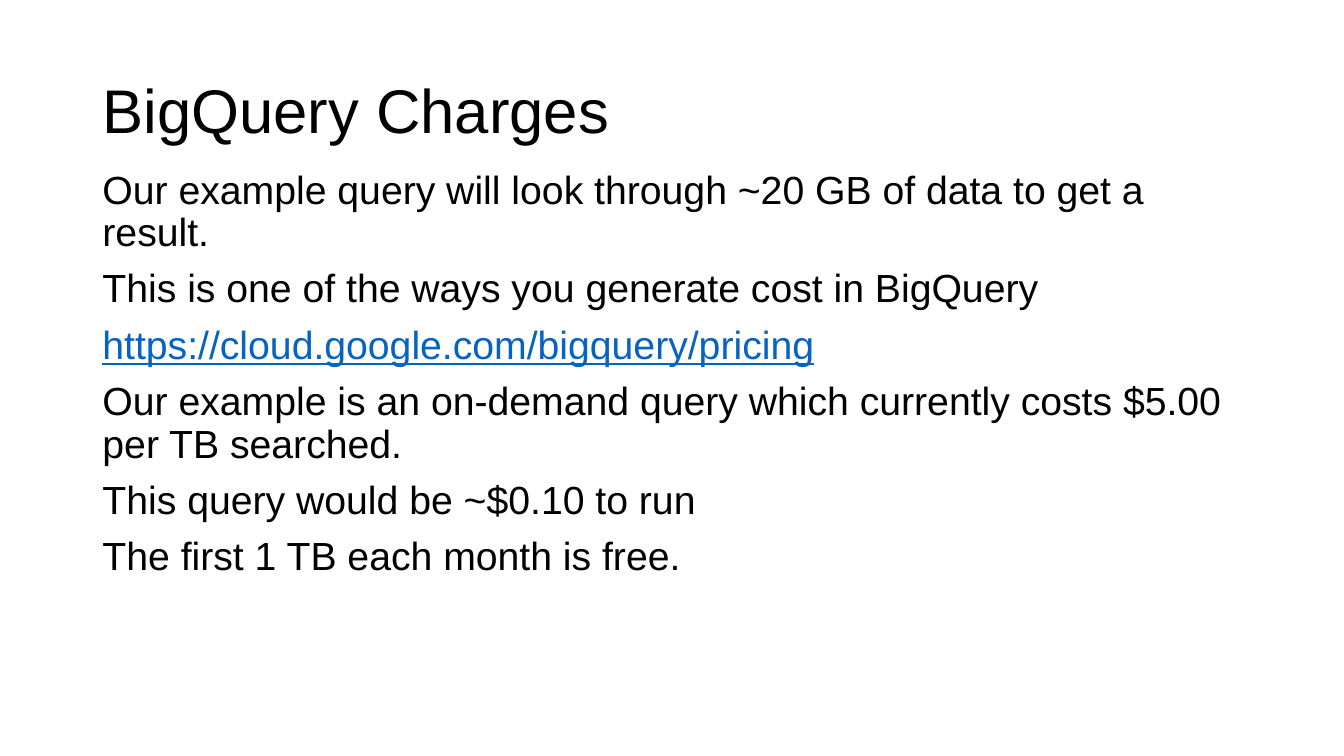
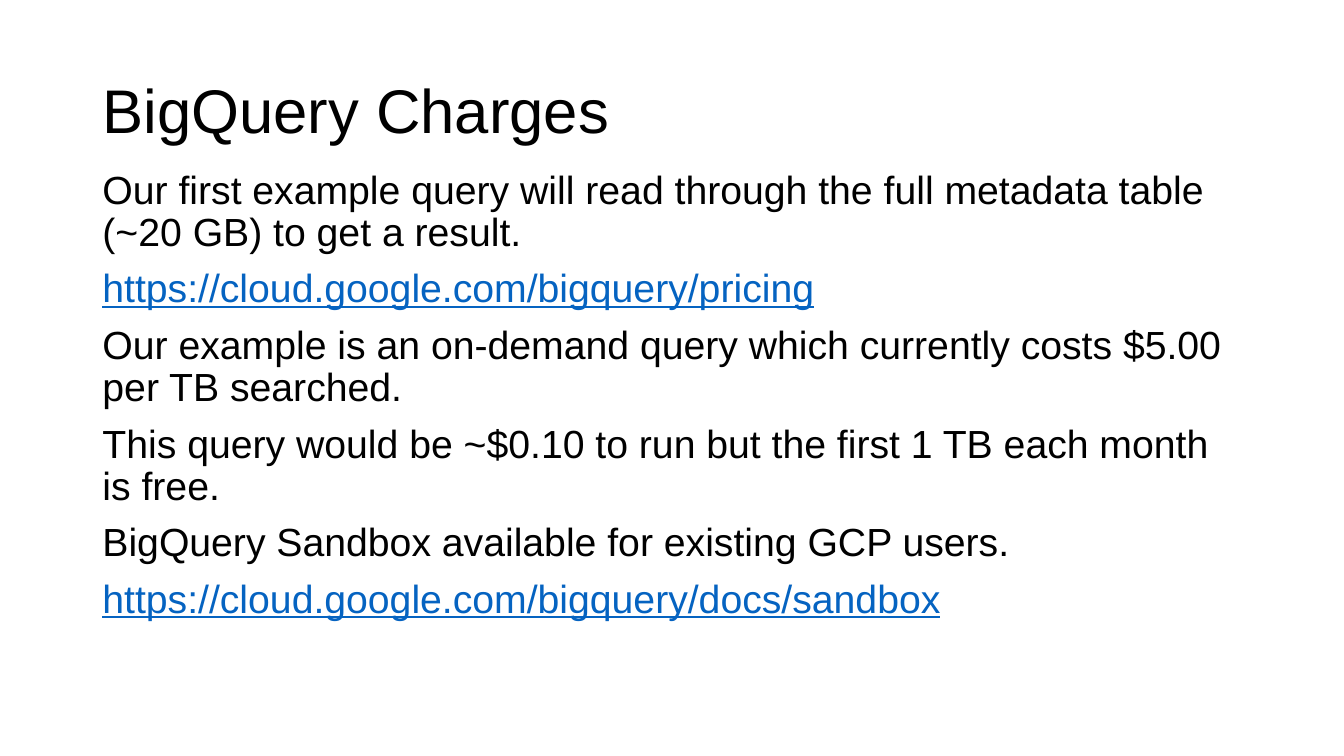
Before and after one commit to ncbi/ASHG-Workshop-2021, a slide deck: slide 13 of Interactive_ASHG.pptx (slide 14 before the commit). Drawn at 1344x756 pixels with LibreOffice and Linux fonts; fonts in the diff are those of the drawing; background and template pictures are left out. Boxes give left, top, right and bottom in pixels: in the first picture for what was removed or moved away, otherwise in the second. Text is boxed around its words. In the diff, an @@ line names an element or a change of style, - is before the commit and + after.

```diff
--- a/Interactive_ASHG.pptx
+++ b/Interactive_ASHG.pptx
@@ text at box(102, 175, 1204, 254): text changed @@
-Our example query will look through ~20 GB of data to get a result.
-This is one of the ways you generate cost in BigQuery
+Our first example query will read through the full metadata table (~20 GB) to get a result.
@@ text at box(102, 429, 1208, 621): text changed @@
-This query would be ~$0.10 to run
-The first 1 TB each month is free.
+This query would be ~$0.10 to run but the first 1 TB each month is free.
+BigQuery Sandbox available for existing GCP users.
+https://cloud.google.com/bigquery/docs/sandbox
```
Also in this commit, not shown: 7 other slides changed, 1 slide added, 9 slides removed.
